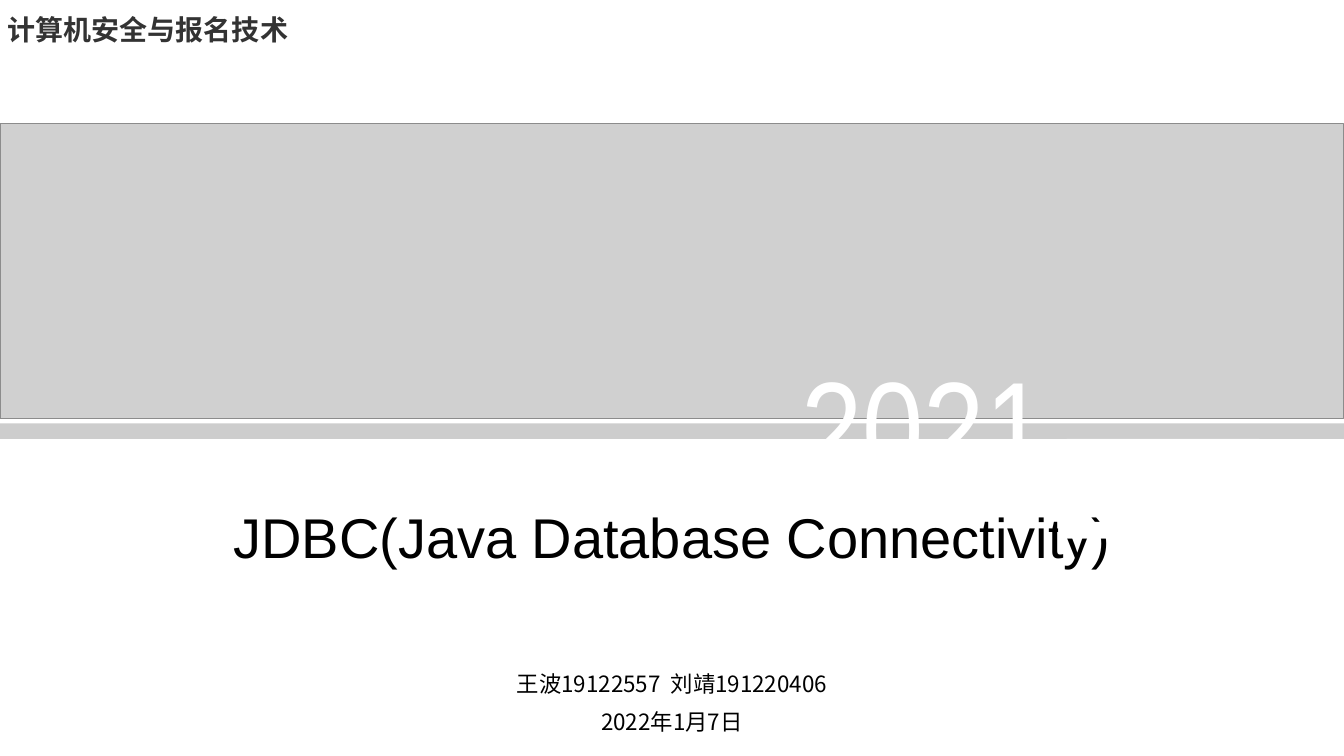
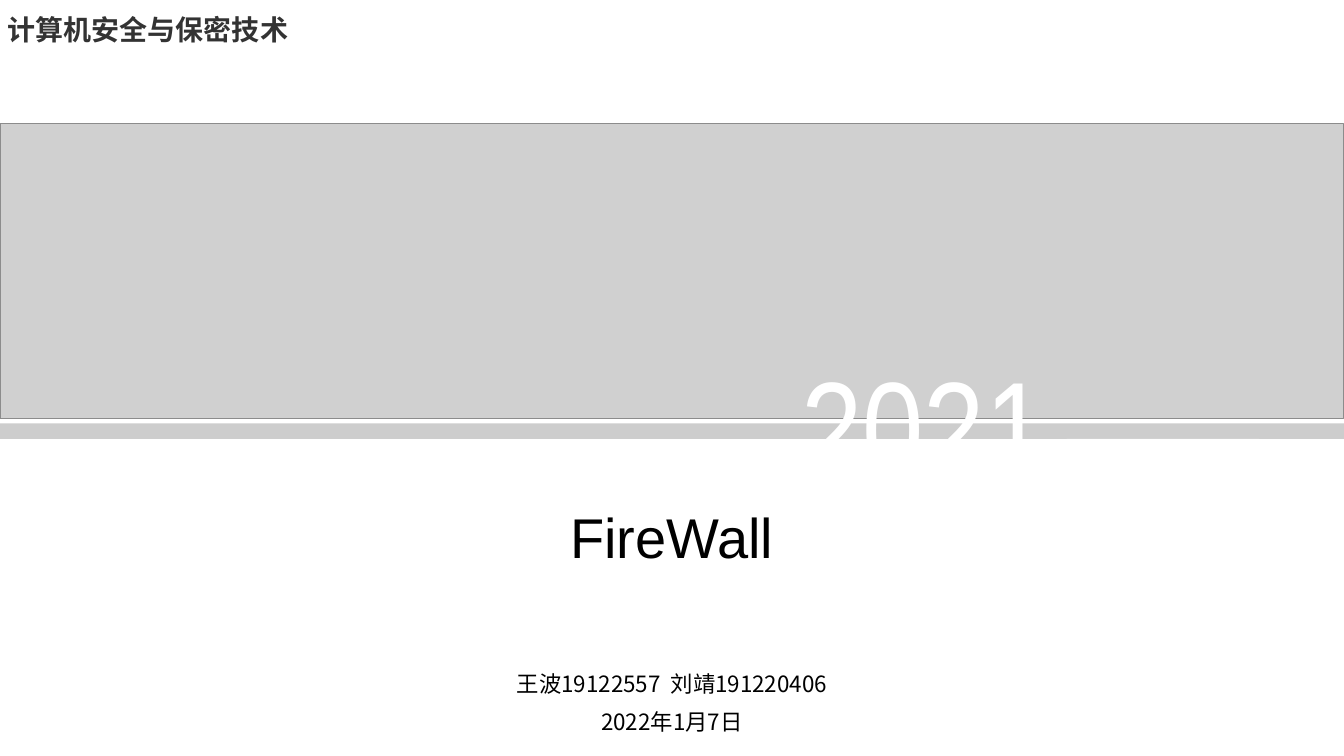
Before and after one commit to id-none/WAhome, a slide deck: slide 1 of PPt/FireWall.pptx. Drawn at 1344x756 pixels with LibreOffice and Linux fonts; fonts in the diff are those of the drawing; grey boxes stand for pictures. Boxes give left, top, right and bottom in pixels: in the first picture for what was removed or moved away, otherwise in the second. Text is boxed around its words. In the diff, an @@ line names an element or a change of style, - is before the commit and + after.

```diff
--- a/PPt/FireWall.pptx
+++ b/PPt/FireWall.pptx
@@ text at [8, 16, 288, 43]: text changed @@
-计算机安全与报名技术
+计算机安全与保密技术
@@ text at [570, 517, 773, 559]: text changed @@
-JDBC(Java Database Connectivity)
+FireWall
```
Also in this commit, not shown: 1 other slide changed, 54 other files.
